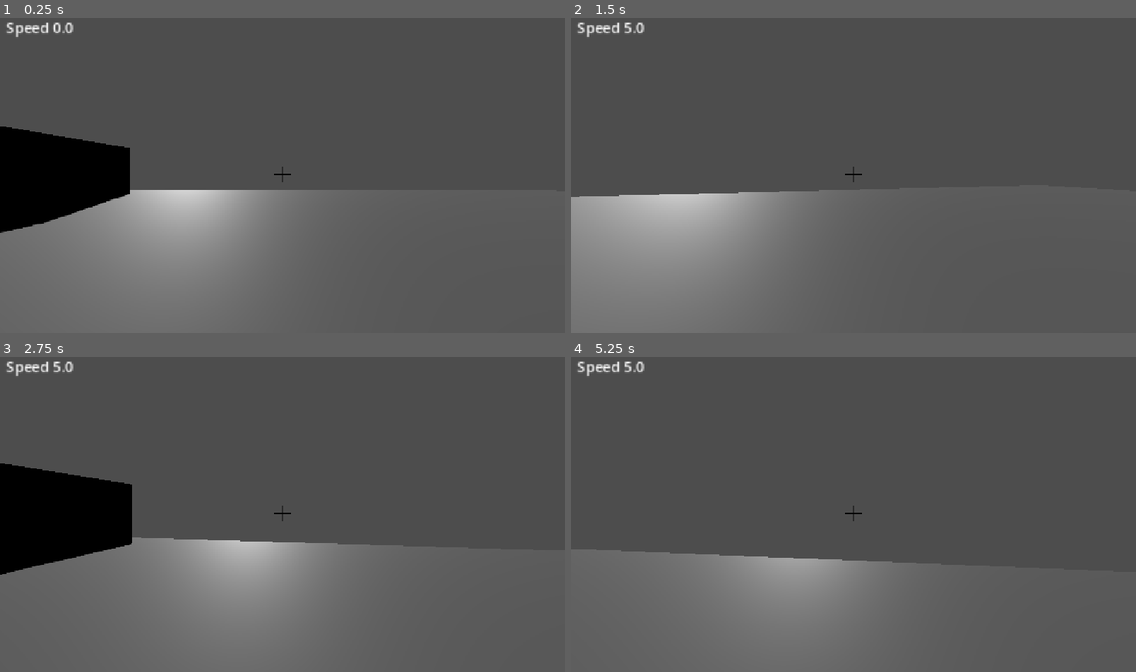
Above: before the commit, frames 1-4 (two rows, left to right).
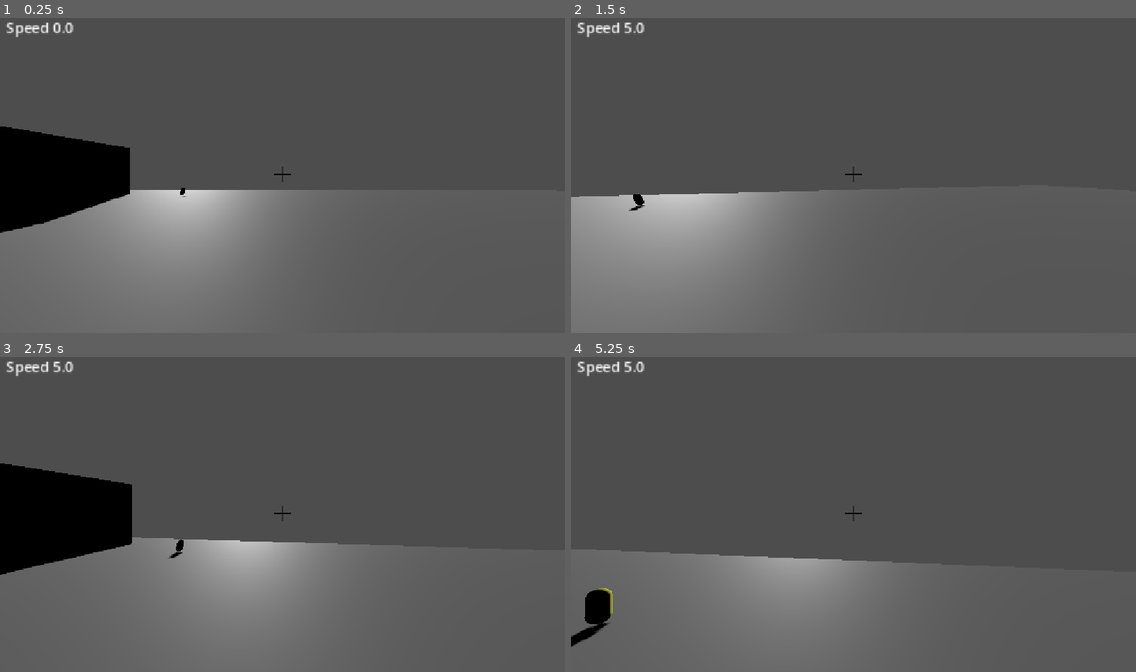
Above: after the commit, the same moments.

Repository: zenix2201-hash/Grapple-Man
Game: Godot game, scene res://Corridor.tscn
Two runs of this game, one before a commit and one after it. Both use one fixed random seed, a clock stepped at 60 frames per second and the inputs below.
Inputs (mouse positions are in pixels of both pictures, inside the frame that each line leads up to):
- Up to frame 1 (0.25 s): no input
- Up to frame 2 (1.5 s): tap Enter at 0.5 s; move the mouse to (847, 178) at 0.52 s; hold W (move_up) from 0.53 s (still down); tap Space (jump) at 0.6, 0.77, 1.07 s; move the mouse to (893, 178) at 1.27 s; tap Q (grapple) at 1.35 s
- Up to frame 3 (2.75 s): keep holding W (move_up); tap Space (jump) at 1.52, 1.55, 1.82, 2.1 s; move the mouse to (237, 508) at 2.02 s
- Up to frame 4 (5.25 s): move the mouse to (859, 514) at 2.77 s; release W (move_up) at 2.78 s; hold A (move_left) 2.78-3.53 s; tap Q (grapple) at 2.85, 4.35 s; tap Space (jump) at 3.02, 3.05, 3.32, 3.6, 3.77, 4.07, 4.52, 4.55, 4.82, 5.1 s; move the mouse to (830, 508) at 3.52 s; hold W (move_up) from 3.53 s (still down); move the mouse to (881, 511) at 4.27 s; move the mouse to (825, 514) at 5.02 s

The runs differ from the first frame. In frame 1, less than 0.1% of the frame differs, in the area x 31-33%, y 53-57%; in frame 2, less than 0.1%; in frame 3, less than 0.1%; in frame 4, 0.7%, in the area x 0-8%, y 73-92%.

Commit message:
placement

Diff:
--- a/Corridor.tscn
+++ b/Corridor.tscn
@@ -1,6 +1,8 @@
 [gd_scene format=3 uid="uid://cr0i1obdfvlpe"]
 
 [ext_resource type="PackedScene" uid="uid://7w6llavxofx5" path="res://3Dplayer.tscn" id="1_yuu5i"]
+[ext_resource type="PackedScene" uid="uid://cbno17ejbl6y" path="res://jump_pad/boost_pickup.tscn" id="2_et0ic"]
+[ext_resource type="PackedScene" uid="uid://ce0gkocslorpj" path="res://jump_pad/jump_pad_logic.tscn" id="3_lcjpf"]
 
 [sub_resource type="StandardMaterial3D" id="StandardMaterial3D_s1fef"]
 albedo_color = Color(0.27752772, 0.27752772, 0.27752772, 1)
@@ -56,3 +58,9 @@
 use_collision = true
 size = Vector3(8.076172, 5.0674133, 1.1210938)
 material = SubResource("StandardMaterial3D_s1fef")
+
+[node name="Node3D" parent="." unique_id=464833380 instance=ExtResource("2_et0ic")]
+transform = Transform3D(1, 0, 0, 0, 1, 0, 0, 0, 1, -6.9425755, 1.0118449, -51.131275)
+
+[node name="jump_pad" parent="." unique_id=599665179 instance=ExtResource("3_lcjpf")]
+transform = Transform3D(1, 0, 0, 0, 1, 0, 0, 0, 1, -19.838678, 0.75263405, -52.88509)
